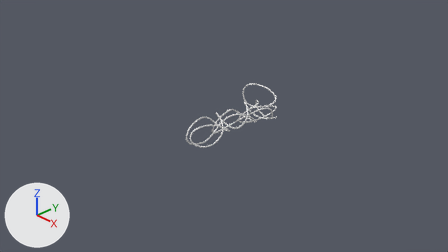
One commit to the Blender file crochet-stitcher/src/models/treble-crochet.blend: the scene before it, then after it.
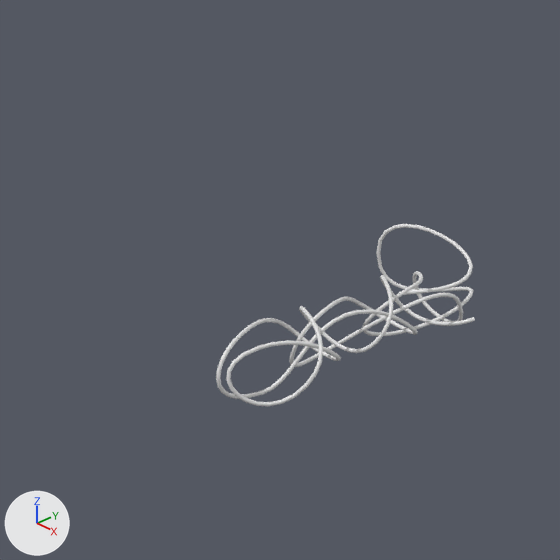
Each version is shown from the file's camera 'Camera', then close up on the part from 24% to 69% of the width and 2% to 80% of the height. The axes (+X, +Y, +Z) are drawn at lower left. The lights are the same throughout.

Before the edit, the objects in view are built like this:
```python
ob_béziercurve = bpy.data.objects.new('BézierCurve', cu_béziercurve)
ob_béziercurve.location = (0.0, 0.0, 0.0)
ob_béziercurve.scale = (0.448, 0.448, 0.448)
```
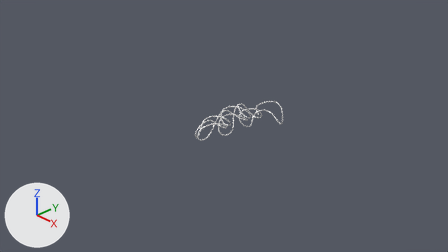
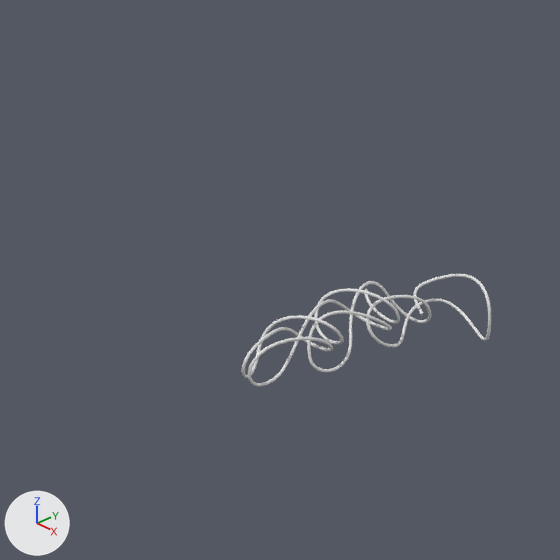
Pixel boxes [x1, y1, x2, y2] of what changed, in the close-ups (560 x 560 px):
'BézierCurve', reshaped, rescaled (38% shorter): before [216, 224, 475, 406]; after [242, 274, 491, 387]

The change, as a diff of the scene's bpy script:
```diff
--- a/crochet-stitcher/src/models/treble-crochet.blend.py
+++ b/crochet-stitcher/src/models/treble-crochet.blend.py
@@ cu_béziercurve @@
 _sp = cu_béziercurve.splines.new('BEZIER'); _sp.bezier_points.add(21)
-_sp.bezier_points.foreach_set('co', [0.958, 2.149, -0.113, -0.338, 1.736, -0.0139, 0.648, 0.544, 0.0636, -0.397, 0.131, 0.0513, 0.633, -0.915, -0.237, 0.0974, -1.287, 0.282, 0.0715, 0.00796, -0.292, -0.355, -1.071, 0.358, -0.0292, -1.131, -0.518, 0.407, 0.584, 0.329, 0.0694, 1.504, -0.336, -0.239, 0.651, 0.29, -0.152, -0.462, -0.243, -0.103, 0.707, -0.264, 0.565, 2.255, -0.0501, -0.587, 2.57, -0.34, 0.0918, 1.834, 0.271, -0.372, 1.512, -0.626, 0.0592, 3.06, -0.318, -1.678, 2.785, -0.0811, 0.103, 2.958, 0.081, -0.557, 2.128, -0.205])
-_sp.bezier_points.foreach_set('handle_left', [1.358, 2.685, 0.117, -0.182, 2.001, -0.507, 0.838, 0.897, 0.631, -0.245, 0.405, -0.344, 1.011, -0.391, 0.472, -0.175, -2.378, 0.183, 0.782, -0.00649, -0.29, -0.621, -0.236, 0.345, -0.225, -2.111, -0.563, 0.105, -0.334, 0.586, 0.806, 1.529, -0.402, -0.516, 1.095, 0.0845, 0.0909, -0.564, 0.329, -0.655, 0.344, -0.745, 0.691, 1.951, 0.487, -0.504, 2.667, -0.676, -0.0604, 2.263, 0.215, -0.416, 0.693, -0.352, 0.399, 2.374, -0.341, -1.672, 2.811, -1.216, -0.178, 3.663, 0.239, -0.38, 2.246, -0.139])
-_sp.bezier_points.foreach_set('handle_right', [0.677, 1.772, -0.274, -0.564, 1.35, 0.704, 0.482, 0.234, -0.434, -0.644, -0.318, 0.697, 0.246, -1.453, -0.964, 0.317, -0.408, 0.363, -0.622, 0.0221, -0.294, -0.0517, -2.023, 0.373, 0.0873, -0.549, -0.491, 0.548, 1.014, 0.209, -0.659, 1.479, -0.27, 0.148, 0.0319, 0.576, -0.316, -0.393, -0.628, 0.573, 1.151, 0.325, 0.359, 2.752, -0.928, -0.72, 2.414, 0.203, 0.383, 1.016, 0.378, -0.345, 2.031, -0.799, -0.295, 3.776, -0.295, -1.683, 2.762, 0.952, 0.28, 2.516, -0.0181, -0.859, 1.926, -0.316])
+_sp.bezier_points.foreach_set('co', [-1.058, 2.149, -0.113, 0.372, 1.59, -0.0139, -0.749, 0.544, 0.0636, 0.364, 0.119, 0.0513, -0.733, -0.915, -0.237, -0.198, -1.287, 0.282, -0.172, 0.00796, -0.292, 0.255, -1.071, 0.358, -0.0711, -1.131, -0.518, -0.507, 0.584, 0.329, -0.17, 1.504, -0.336, 0.296, 0.708, 0.29, 0.131, -0.45, -0.243, 0.00234, 0.707, -0.264, -0.63, 2.248, -0.049, 0.251, 2.577, -0.343, 0.125, 1.692, 0.276, 0.317, 1.545, -0.626, -0.159, 3.06, -0.318, 1.578, 2.785, -0.0811, -0.204, 2.958, 0.081, 0.457, 2.139, -0.115])
+_sp.bezier_points.foreach_set('handle_left', [-1.458, 2.685, 0.117, 0.217, 1.855, -0.507, -0.939, 0.897, 0.631, 0.212, 0.394, -0.344, -1.09, -0.377, 0.472, 0.0745, -2.378, 0.183, -0.883, -0.00649, -0.29, 0.521, -0.236, 0.345, 0.125, -2.111, -0.563, -0.205, -0.334, 0.586, -0.91, 1.497, -0.356, 0.573, 1.151, 0.0845, -0.0451, -0.418, 0.329, 0.487, 0.299, -0.745, -0.756, 1.943, 0.489, 0.129, 2.73, -0.644, 0.276, 2.124, 0.243, 0.422, 0.732, -0.353, -0.499, 2.374, -0.341, 1.571, 2.811, -1.216, 0.0777, 3.663, 0.239, 0.279, 2.258, -0.0495])
+_sp.bezier_points.foreach_set('handle_right', [-0.777, 1.772, -0.274, 0.599, 1.204, 0.704, -0.582, 0.234, -0.434, 0.611, -0.329, 0.697, -0.368, -1.467, -0.964, -0.417, -0.408, 0.363, 0.522, 0.0221, -0.294, -0.0486, -2.023, 0.373, -0.188, -0.549, -0.491, -0.649, 1.014, 0.209, 0.562, 1.51, -0.316, -0.0906, 0.0881, 0.576, 0.255, -0.474, -0.647, -0.607, 1.219, 0.341, -0.424, 2.744, -0.927, 0.429, 2.353, 0.098, -0.166, 0.863, 0.338, 0.25, 2.063, -0.799, 0.195, 3.776, -0.295, 1.583, 2.762, 0.952, -0.38, 2.516, -0.0181, 0.759, 1.938, -0.226])
 for _p, _l, _r in zip(_sp.bezier_points, ['ALIGNED', 'ALIGNED', 'ALIGNED', 'ALIGNED', 'ALIGNED', 'ALIGNED', 'ALIGNED', 'ALIGNED', 'ALIGNED', 'ALIGNED', 'ALIGNED', 'ALIGNED', 'ALIGNED', 'ALIGNED', 'ALIGNED', 'ALIGNED', 'ALIGNED', 'ALIGNED', 'ALIGNED', 'ALIGNED', 'ALIGNED', 'ALIGNED'], ['ALIGNED', 'ALIGNED', 'ALIGNED', 'ALIGNED', 'ALIGNED', 'ALIGNED', 'ALIGNED', 'ALIGNED', 'ALIGNED', 'ALIGNED', 'ALIGNED', 'ALIGNED', 'ALIGNED', 'ALIGNED', 'ALIGNED', 'ALIGNED', 'ALIGNED', 'ALIGNED', 'ALIGNED', 'ALIGNED', 'ALIGNED', 'ALIGNED']): _p.handle_left_type = _l; _p.handle_right_type = _r
@@ ob_béziercurve @@
 ob_béziercurve.location = (0.0, 0.0, 0.0)
-ob_béziercurve.scale = (0.448, 0.448, 0.448)
+ob_béziercurve.scale = (0.35, 0.35, 0.35)
```
